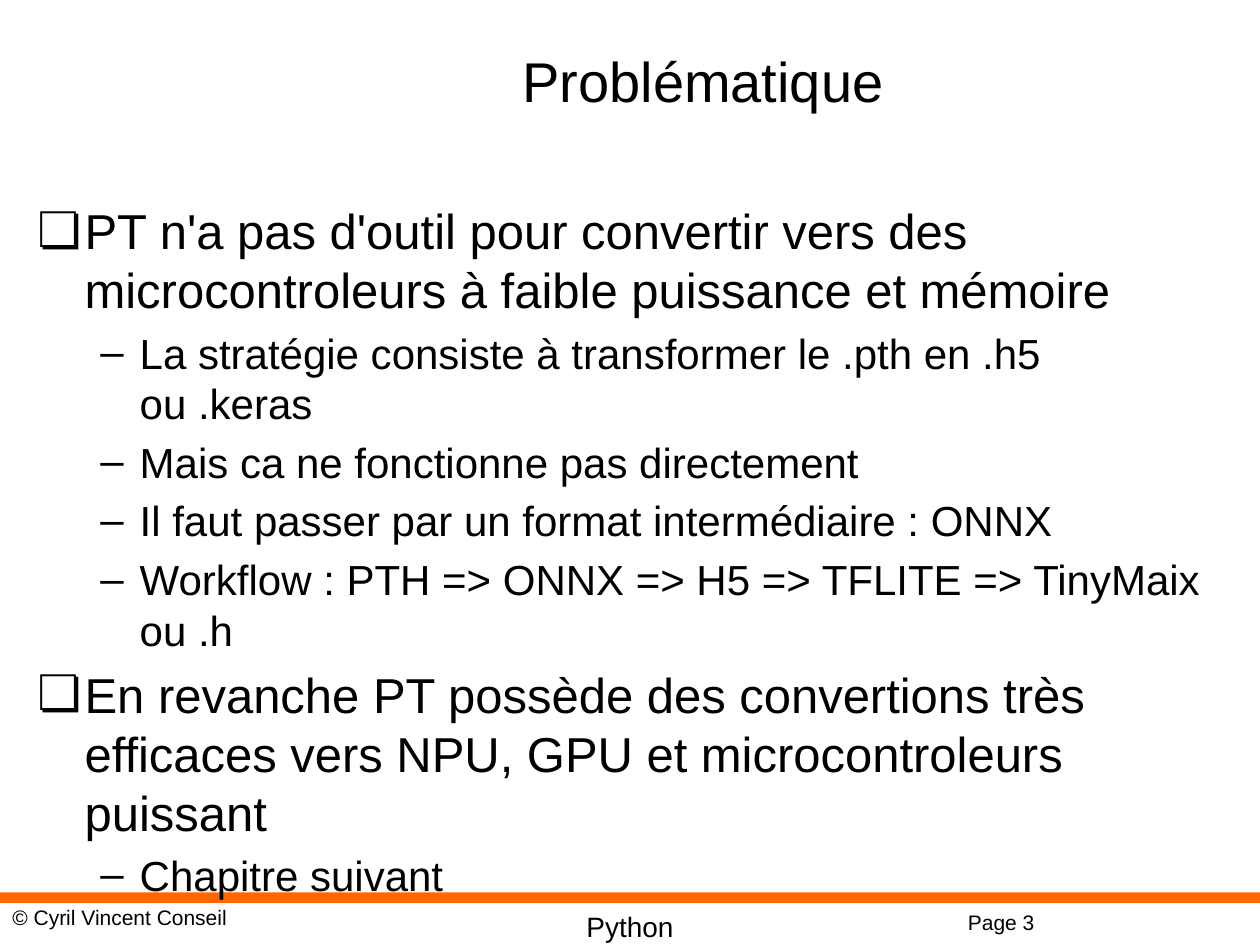
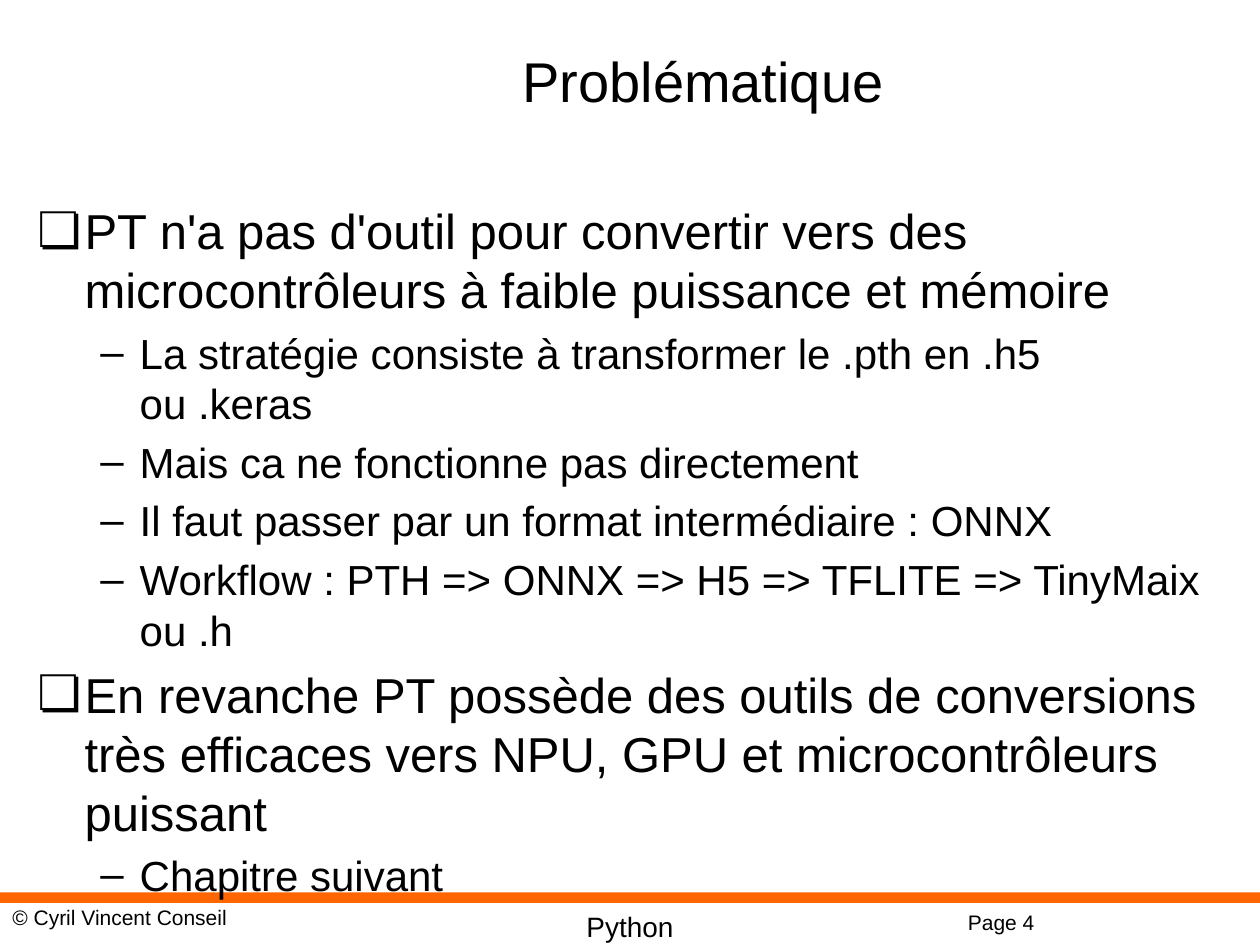
Before and after one commit to cyrilvincent/iot-ai, a slide deck: slide 4 of ppt/IoTAI28-LiteRT-Torch.pptx (slide 3 before the commit). Drawn at 1260x945 pixels with LibreOffice and Linux fonts; fonts in the diff are those of the drawing; background and template pictures are left out. Boxes give left, top, right and bottom in pixels: in the first picture for what was removed or moved away, otherwise in the second. Text is boxed around its words. In the diff, an @@ line names an element or a change of style, - is before the commit and + after.

```diff
--- a/ppt/IoTAI28-LiteRT-Torch.pptx
+++ b/ppt/IoTAI28-LiteRT-Torch.pptx
@@ text at (x1=85, y1=213, x2=1110, y2=318): text changed @@
-❏ PT n'a pas d'outil pour convertir vers des microcontroleurs à faible puissance et mémoire
+❏ PT n'a pas d'outil pour convertir vers des microcontrôleurs à faible puissance et mémoire
@@ text at (x1=85, y1=677, x2=1196, y2=841): text changed @@
-❏ En revanche PT possède des convertions très efficaces vers NPU, GPU et microcontroleurs puissant
+❏ En revanche PT possède des outils de conversions très efficaces vers NPU, GPU et microcontrôleurs puissant
@@ page number at (x1=968, y1=915, x2=1035, y2=934): text changed @@
-Page 3
+Page 4
```
Also in this commit, not shown: 1 slide added, 18 other files.
